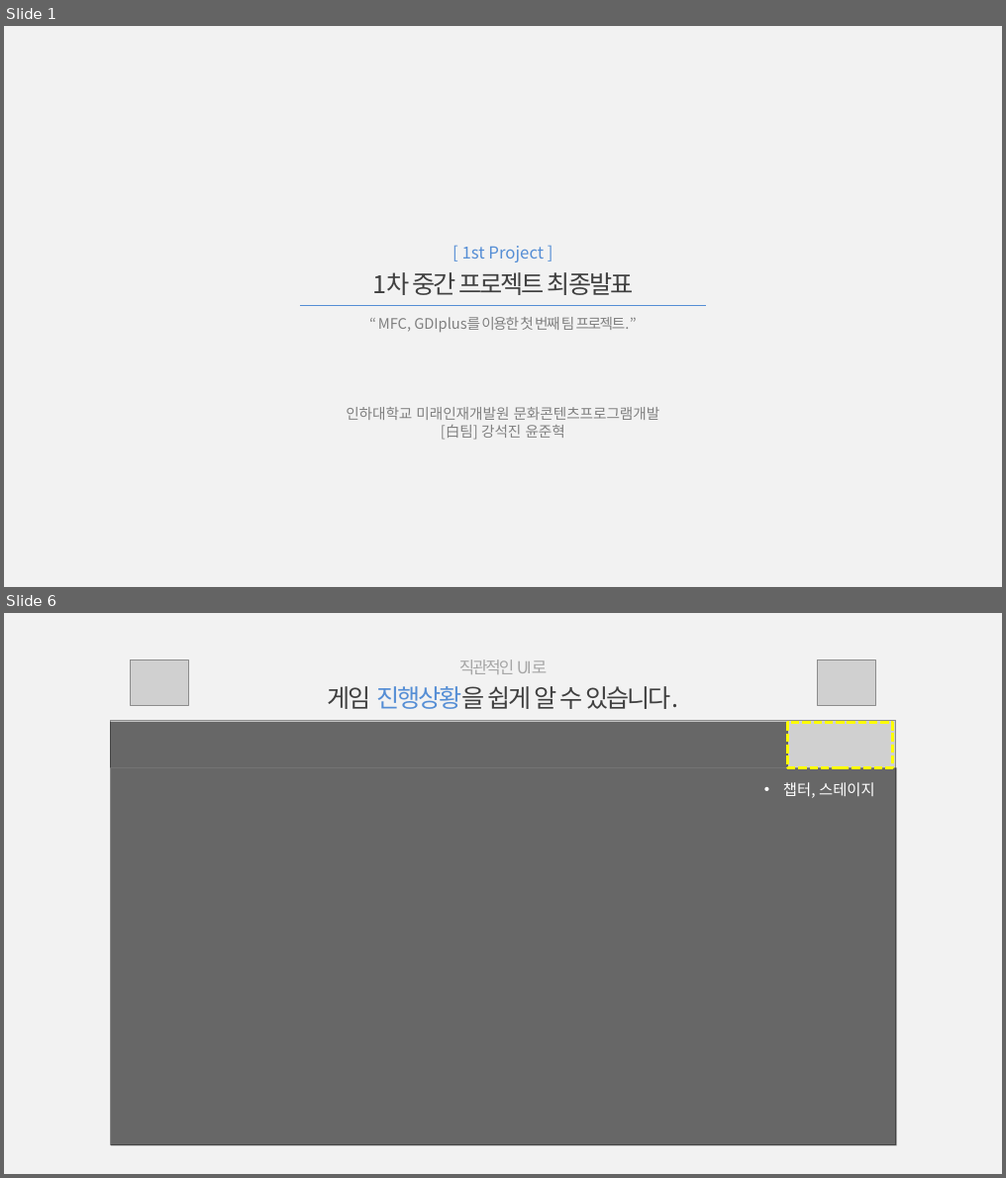
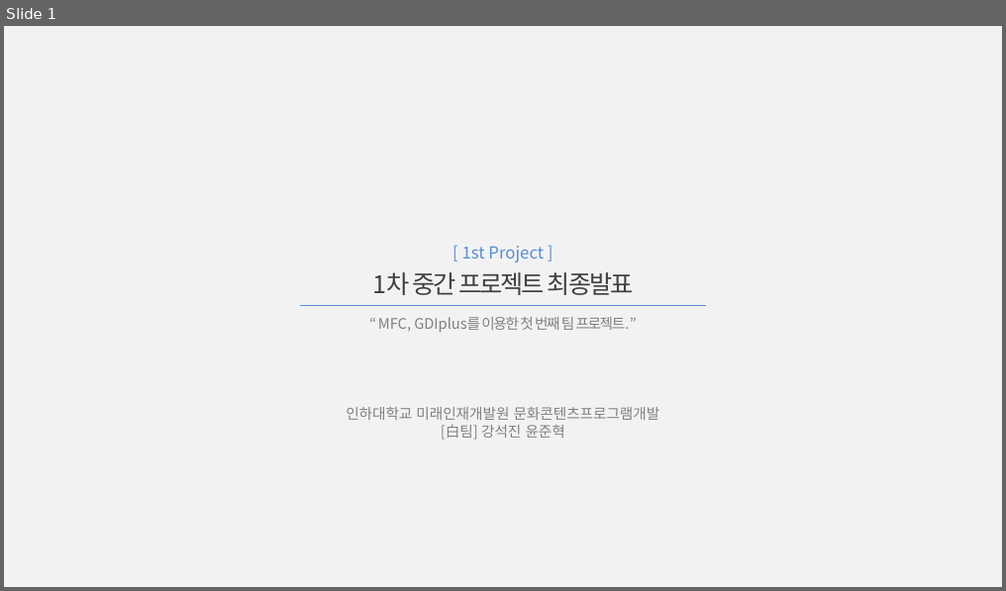
Before and after one commit to Hanel99/inha_1stproject, a slide deck: 기타/1차중간프로젝트_최종발표_白팀_강석진윤준혁.pptx. Shown one above the other, each under a label of ours: slides 1 and 6 before the commit, slide 1 after it; the slides between them are not shown. The pictures are 1006x1178 and 1006x591 pixels, drawn with LibreOffice and Linux fonts; fonts in the diff are those of the drawing; grey boxes stand for pictures. Boxes give left, top, right and bottom in pixels: in the first picture for what was removed or moved away, otherwise in the second. Text is boxed around its words. In the diff, an @@ line names an element or a change of style, - is before the commit and + after.

```diff
--- a/기타/1차중간프로젝트_최종발표_白팀_강석진윤준혁.pptx
+++ b/기타/1차중간프로젝트_최종발표_白팀_강석진윤준혁.pptx
@@ slide 6 removed at [4, 613, 1002, 1174], background #F2F2F2 @@
@@ picture removed at [131, 661, 188, 706] @@
@@ text removed at [328, 660, 678, 709] @@
-직관적인 UI로
-게임 진행상황을 쉽게 알 수 있습니다.
@@ picture removed at [818, 661, 875, 706] @@
@@ picture removed at [110, 721, 895, 1146] @@
@@ rectangle removed at [110, 722, 787, 767] @@
@@ rectangle removed at [788, 723, 893, 767] @@
@@ rectangle removed at [111, 767, 896, 1146] @@
@@ text removed at [783, 782, 875, 798] @@
-• 챕터, 스테이지
```
Also in this commit, not shown: 5 slides changed, 18 slides added, 22 other slides removed, 23 other files.
